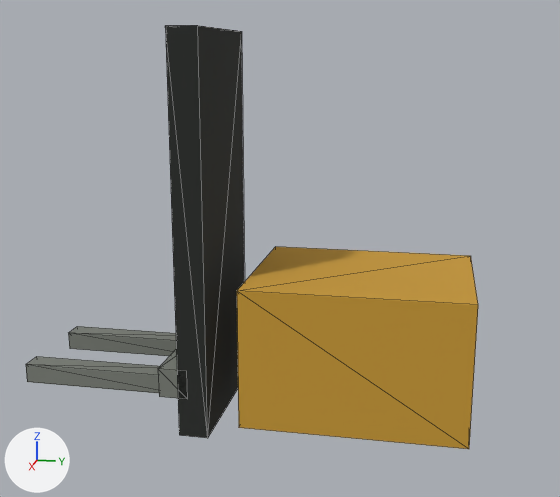
Before and after pictures for a commit that changed the glTF model docs/vision/assets/generated/forklift.gltf.
Before and after are seen from a camera (50 mm lens) standing at (3.84, 0.63, 1.86) and looking at (0.01, -0.13, 0.9). The axes (+X, +Y, +Z) are drawn at lower left. The lights are the same throughout. The first picture is the older version. Mesh edges are drawn as thin lines.

In view in the first picture: 'body', 'crossbar', 'fork-0.25', 'fork0.25', 'mast'.
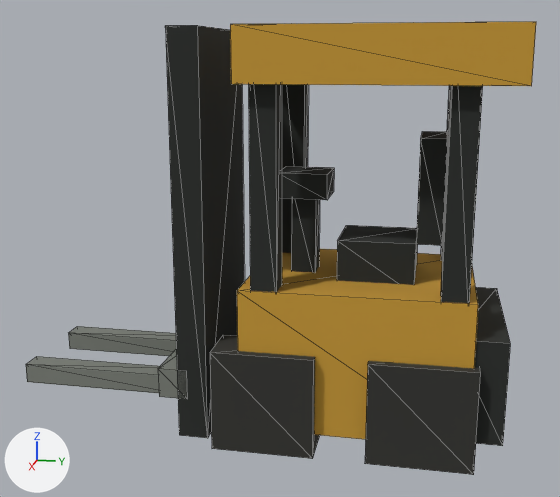
Edits to the bpy script that builds the scene:
```text
Add mat_rubber:
    mat_rubber = principled_material('rubber')
    mat_rubber.base_color = (0.0331, 0.0331, 0.0284)  # dark grey #33332f
    mat_rubber.roughness = 1.0
Add me_box_rubber:
    me_box_rubber.from_pydata(...)  # a box spanning x -0.5..0.5, y -0.5..0.5, z -0.5..0.5
    me_box_rubber.materials.append(mat_rubber)  # dark grey #33332f
Add ob_steeringwheel:
    ob_steeringwheel = bpy.data.objects.new('steeringWheel', me_box_charcoal)
    ob_steeringwheel.parent = ob_forklift
    ob_steeringwheel.location = (0.0, 0.0, 1.25)
    ob_steeringwheel.scale = (0.25, 0.25, 0.125)
Add ob_column:
    ob_column = bpy.data.objects.new('column', me_box_charcoal)
    ob_column.parent = ob_forklift
    ob_column.location = (0.0, 0.0, 1.0)
    ob_column.scale = (0.125, 0.125, 0.5)
Add ob_backrest:
    ob_backrest = bpy.data.objects.new('backrest', me_box_charcoal)
    ob_backrest.parent = ob_forklift
    ob_backrest.location = (0.0, 0.625, 1.25)
    ob_backrest.scale = (0.375, 0.125, 0.5)
Add ob_seat:
    ob_seat = bpy.data.objects.new('seat', me_box_charcoal)
    ob_seat.parent = ob_forklift
    ob_seat.location = (0.0, 0.375, 0.875)
    ob_seat.scale = (0.375, 0.375, 0.25)
Add ob_counterweight:
    ob_counterweight = bpy.data.objects.new('counterweight', me_box_charcoal)
    ob_counterweight.parent = ob_forklift
    ob_counterweight.location = (0.0, 0.875, 0.375)
    ob_counterweight.scale = (0.875, 0.25, 0.5)
Add ob_roof:
    ob_roof = bpy.data.objects.new('roof', me_box_yellow)
    ob_roof.parent = ob_forklift
    ob_roof.location = (0.0, 0.375, 1.875)
    ob_roof.scale = (1.0, 1.25, 0.25)
Add ob_postfront1:
    ob_postfront1 = bpy.data.objects.new('postFront1', me_box_charcoal)
    ob_postfront1.parent = ob_forklift
    ob_postfront1.location = (0.375, -0.125, 1.375)
    ob_postfront1.scale = (0.125, 0.125, 1.25)
Add ob_postfront_1:
    ob_postfront_1 = bpy.data.objects.new('postFront-1', me_box_charcoal)
    ob_postfront_1.parent = ob_forklift
    ob_postfront_1.location = (-0.375, -0.125, 1.375)
    ob_postfront_1.scale = (0.125, 0.125, 1.25)
Add ob_postrear1:
    ob_postrear1 = bpy.data.objects.new('postRear1', me_box_charcoal)
    ob_postrear1.parent = ob_forklift
    ob_postrear1.location = (0.375, 0.75, 1.375)
    ob_postrear1.scale = (0.125, 0.125, 1.25)
Add ob_postrear_1:
    ob_postrear_1 = bpy.data.objects.new('postRear-1', me_box_charcoal)
    ob_postrear_1.parent = ob_forklift
    ob_postrear_1.location = (-0.375, 0.75, 1.375)
    ob_postrear_1.scale = (0.125, 0.125, 1.25)
Add ob_wheel_1_1mesh:
    ob_wheel_1_1mesh = bpy.data.objects.new('wheel_1_1Mesh', me_box_rubber)
    ob_wheel_1_1mesh.parent = ob_wheel_1_1
    ob_wheel_1_1mesh.location = (0.0, 0.0, 0.0)
    ob_wheel_1_1mesh.scale = (0.25, 0.5, 0.5)
Add ob_wheel_1_1:
    ob_wheel_1_1 = bpy.data.objects.new('wheel_1_1', None)
    ob_wheel_1_1.parent = ob_forklift
    ob_wheel_1_1.location = (0.375, 0.625, 0.25)
Add ob_wheel_1_0mesh:
    ob_wheel_1_0mesh = bpy.data.objects.new('wheel_1_0Mesh', me_box_rubber)
    ob_wheel_1_0mesh.parent = ob_wheel_1_0
    ob_wheel_1_0mesh.location = (0.0, 0.0, 0.0)
    ob_wheel_1_0mesh.scale = (0.25, 0.5, 0.5)
Add ob_wheel_1_0:
    ob_wheel_1_0 = bpy.data.objects.new('wheel_1_0', None)
    ob_wheel_1_0.parent = ob_forklift
    ob_wheel_1_0.location = (0.375, -0.125, 0.25)
```

Pixel boxes [x1, y1, x2, y2] of what changed, in the pictures (560 x 497 px):
'roof', added (orange): after [230, 22, 536, 86]
'wheel_1_1Mesh', added: after [365, 361, 481, 475]
'wheel_1_0Mesh', added: after [210, 335, 320, 459]
'postFront1', added (black): after [248, 84, 282, 292]
'postRear1', added (black): after [441, 86, 483, 304]
'counterweight', added (black): after [474, 287, 510, 446]
'seat', added (black): after [337, 225, 417, 285]
'backrest', added (black): after [416, 131, 448, 246]
'postFront-1', added (black): after [282, 84, 309, 253]
'column', added (black): after [291, 199, 320, 273]
'steeringWheel', added (black): after [282, 166, 334, 200]
'postRear-1', added (mostly hidden): after [441, 86, 451, 260]
